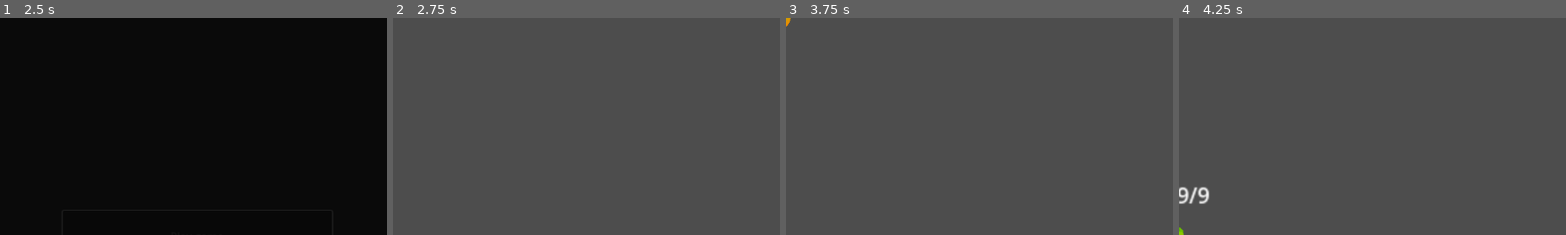
Above: before the commit, frames 1-4 (left to right).
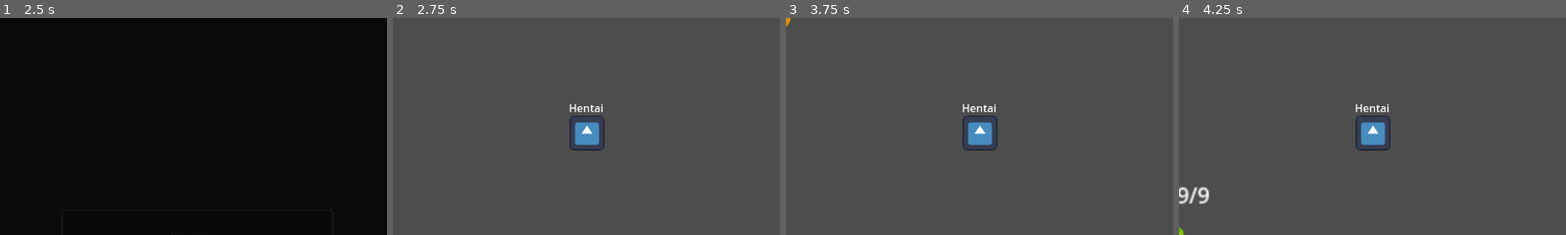
Above: after the commit, the same moments.

Repository: PlaySorbonne/projet-pixel
Game: Godot game, scene res://scenes/Menus/MenuPersistent.tscn
The game is run twice, just before and just after one commit, with the same random seed, the same clock (stepped at 60 frames per second) and the same inputs. The engine's default icon, where the game draws it, is replaced by a stand-in: a white triangle on a blue panel in a dark square.
Inputs:
- Up to frame 1 (2.5 s): click "Start" at 0.5 s; tap Enter (attack) at 1.25 s; hold D (right) 1.28-2 s; hold Enter (attack) 1.28-2 s; tap Space (jump) at 1.52 s; click "Play game" at 2 s
- Up to frame 2 (2.75 s): no input
- Up to frame 3 (3.75 s): hold D (right) 2.78-3.53 s; tap Enter (attack) at 2.85 s; tap Space (jump) at 3.02, 3.5 s; hold A (left) from 3.53 s (still down); hold Shift (special) from 3.53 s (still down)
- Up to frame 4 (4.25 s): keep holding A (left); keep holding Shift (special); tap Enter (attack) at 3.8 s
The pictures show only the part of the screen within x 25-74%, y 31-81%; the shares and areas given below are measured in that part.

Frame 1 is identical in both runs. In frame 2, 1.1% of the frame differs, in the area x 45-55%, y 39-62%; in frame 3, 1.1%; in frame 4, 1.1%.

Commit message:
added hentai and gameplay loop kinda but mostly hentai

Diff:
--- /dev/null
+++ b/scenes/World/Objects/HentaiBox.tscn
@@ -0,0 +1,22 @@
+[gd_scene load_steps=4 format=3 uid="uid://cv1w5v10663nr"]
+
+[ext_resource type="Texture2D" uid="uid://dxlji7oy1y5hf" path="res://icon.svg" id="1_n0g35"]
+[ext_resource type="Script" path="res://scripts/HentaiBox.gd" id="1_vdd4h"]
+
+[sub_resource type="RectangleShape2D" id="RectangleShape2D_1l50i"]
+size = Vector2(50, 50)
+
+[node name="HentaiBox" type="Node2D"]
+script = ExtResource("1_vdd4h")
+
+[node name="Area2D" type="Area2D" parent="."]
+collision_mask = 3
+
+[node name="CollisionShape2D" type="CollisionShape2D" parent="Area2D"]
+shape = SubResource("RectangleShape2D_1l50i")
+
+[node name="Sprite2D" type="Sprite2D" parent="."]
+scale = Vector2(0.4, 0.4)
+texture = ExtResource("1_n0g35")
+
+[connection signal="body_entered" from="Area2D" to="." method="_on_area_2d_body_entered"]
--- a/scenes/world.tscn
+++ b/scenes/world.tscn
@@ -1,7 +1,8 @@
-[gd_scene load_steps=6 format=3 uid="uid://bxfrc0btquk6a"]
+[gd_scene load_steps=7 format=3 uid="uid://bxfrc0btquk6a"]
 
 [ext_resource type="Script" path="res://scripts/world.gd" id="1_105og"]
 [ext_resource type="PackedScene" uid="uid://6ro5mql3evsd" path="res://scenes/Menus/Submenus/ScreenTransition.tscn" id="2_r5t17"]
+[ext_resource type="PackedScene" uid="uid://cv1w5v10663nr" path="res://scenes/World/Objects/HentaiBox.tscn" id="3_584cy"]
 
 [sub_resource type="RectangleShape2D" id="RectangleShape2D_1kgqe"]
 size = Vector2(883, 66)
@@ -43,3 +44,13 @@
 [node name="ScreenTransition" parent="CanvasLayer" instance=ExtResource("2_r5t17")]
 visible = false
 default_duration = 1.0
+
+[node name="HentaiBox" parent="." instance=ExtResource("3_584cy")]
+position = Vector2(571, 372)
+
+[node name="Label" type="Label" parent="HentaiBox"]
+offset_left = -27.0
+offset_top = -49.0
+offset_right = 25.0
+offset_bottom = -26.0
+text = "Hentai"
--- a/scripts/FighterCharacter.gd
+++ b/scripts/FighterCharacter.gd
@@ -55,7 +55,8 @@
 	hitpoints -= damage
 	$HitEffect.trigger_hit_effect()
 	if hitpoints <= 0:
-		attacker.emit_signal("fighter_killed_opponent")
+		if attacker != null:
+			attacker.emit_signal("fighter_killed_opponent")
 		death()
 	else:
 		in_invincibility_time = true
--- /dev/null
+++ b/scripts/HentaiBox.gd
@@ -0,0 +1,12 @@
+extends Node2D
+
+
+
+func _on_area_2d_body_entered(body):
+	if not body.has_method("hit"):
+		return
+	var player_body : PlayerCharacter = body
+	if player_body.can_evolve and player_body.current_evolution == PlayerCharacter.Evolutions.Weeb:
+		get_tree().change_scene_to_file("res://scenes/Menus/MenuPersistent.tscn")
+	else:
+		player_body.hit(1000, null)
